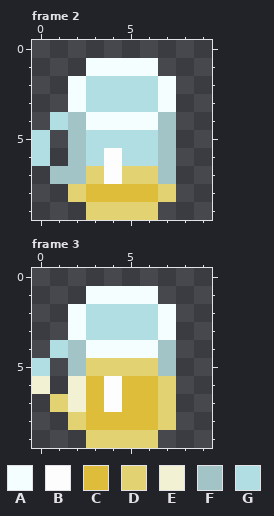
Pixel-art file -- art/beer-glass-sm.aseprite. Above, as it was before the edit.
10x10 pixels, 5 frames. Shown: frame 2, frame 3. The commit also changed other frames, which this record leaves out.
Palette (. is transparent): A #f5fefe  B #fdfdfd  C #debd3b  D #e3d272  E #f3f1d3  F #a3c4c7  G #b0dee3
Pixels before, frame 2, first column x 0:
 1 ...AAAA.
 2 ..AGGGGA
 3 ..AGGGGA
 4 .GFAAAAF
 5 G.FGGGGF
 6 G.FGBGGF
 7 .FFDBDDF
 8 ..DCCCCD
 9 ...DDDD.
Pixels before, frame 3, first column x 0:
 1 ...AAAA.
 2 ..AGGGGA
 3 ..AGGGGA
 4 .GFAAAAF
 5 G.FDDDDF
 6 E.ECBCCD
 7 .DECBCCD
 8 ..DCCCCD
 9 ...DDDD.
Once edited:
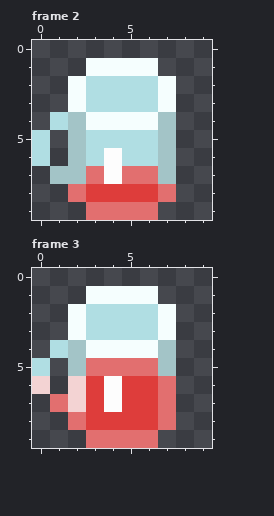
The author wrote: Different colors for different beers
What changed:
layer "water" added
layer "beer light" added
layer "beer dark" added
layer "beer red" added
layer "Layer 1" removed
Colour C changes from #debd3b to #de3d3b.
Colour D changes from #e3d272 to #e26f6f.
Colour E changes from #f3f1d3 to #f3d3d3.
